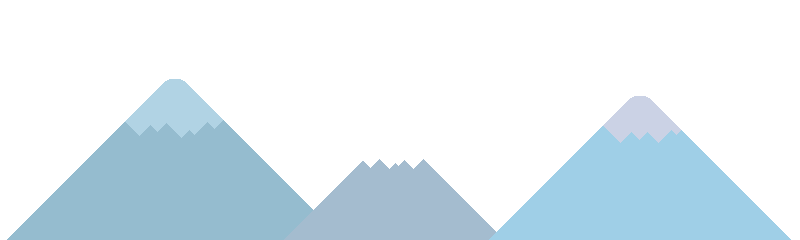
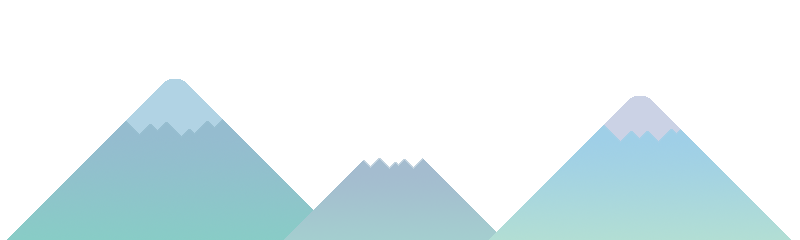
The second 800x240 image is a revision of the first. Changes to its layers:
painted on "Calque 4" over [489, 125, 791, 240]
painted on "Calque 3" over [284, 158, 504, 240]
painted on "Calque 2" over [7, 119, 343, 240]
